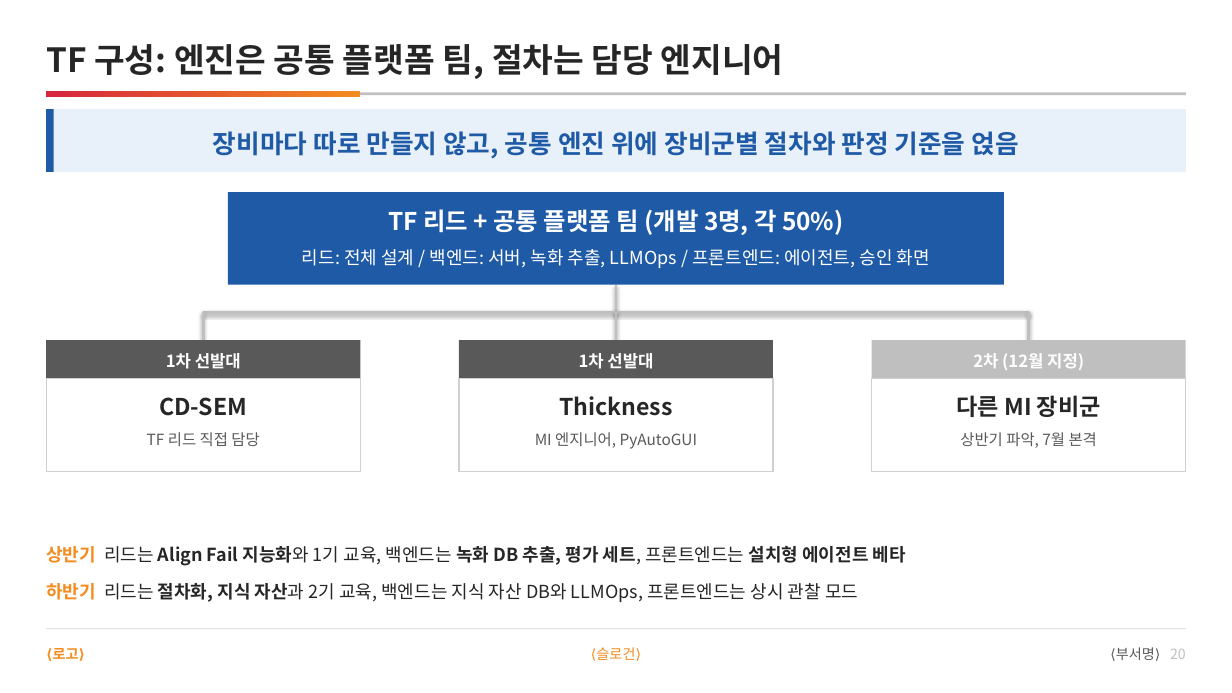
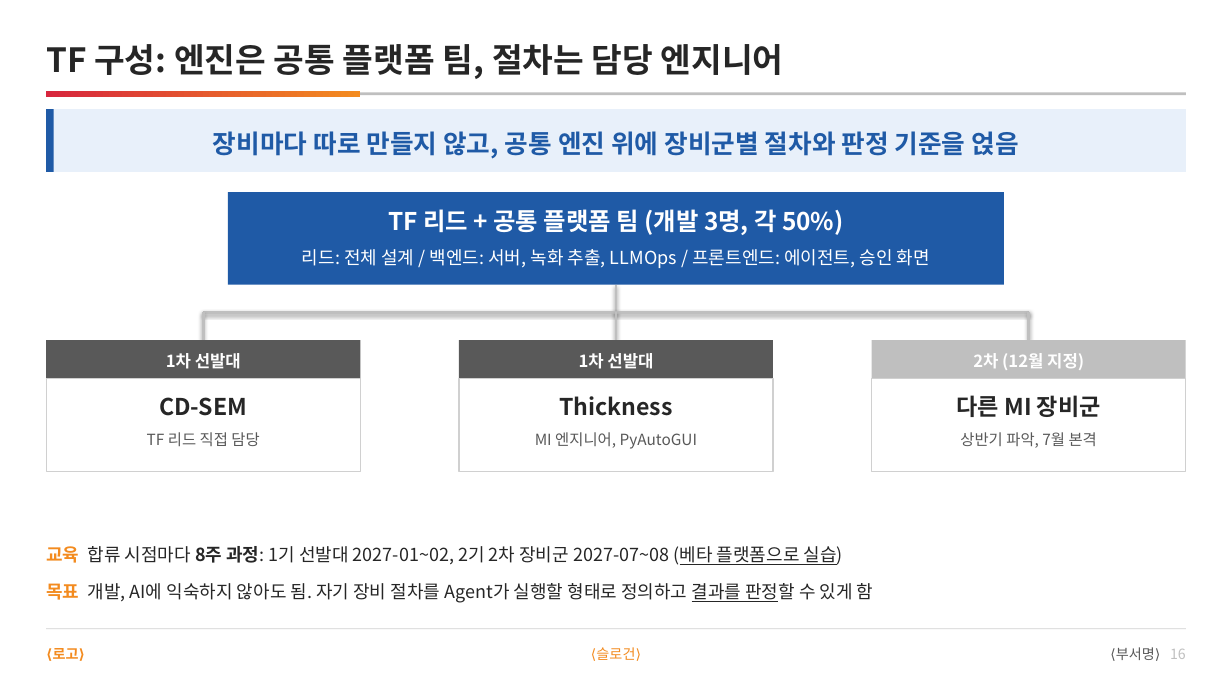
Before and after one commit to DarrenKoi/pm_notes, a slide deck: slide 16 of my-task/arc-tf/deliverables/arc-tf-team-full.pptx (slide 20 before the commit). Drawn at 1232x693 pixels with LibreOffice and Linux fonts; fonts in the diff are those of the drawing. Boxes give left, top, right and bottom in pixels: in the first picture for what was removed or moved away, otherwise in the second. Text is boxed around its words. In the diff, an @@ line names an element or a change of style, - is before the commit and + after.

```diff
--- a/my-task/arc-tf/deliverables/arc-tf-team-full.pptx
+++ b/my-task/arc-tf/deliverables/arc-tf-team-full.pptx
@@ text at [46,546,843,565]: text changed; bold off @@
-상반기 리드는 Align Fail 지능화와 1기 교육, 백엔드는 녹화 DB 추출, 평가 세트, 프론트엔드는 설치형 에이전트 베타
+교육 합류 시점마다 8주 과정: 1기 선발대 2027-01~02, 2기 2차 장비군 2027-07~08 (베타 플랫폼으로 실습)
@@ text at [46,583,874,603]: text changed @@
-하반기 리드는 절차화, 지식 자산과 2기 교육, 백엔드는 지식 자산 DB와 LLMOps, 프론트엔드는 상시 관찰 모드
+목표 개발, AI에 익숙하지 않아도 됨. 자기 장비 절차를 Agent가 실행할 형태로 정의하고 결과를 판정할 수 있게 함
@@ text at [1116,647,1186,660]: text changed @@
-⟨부서명⟩ 20
+⟨부서명⟩ 16
```
Also in this commit, not shown: 14 other slides changed, 6 slides removed, 5 other files.
